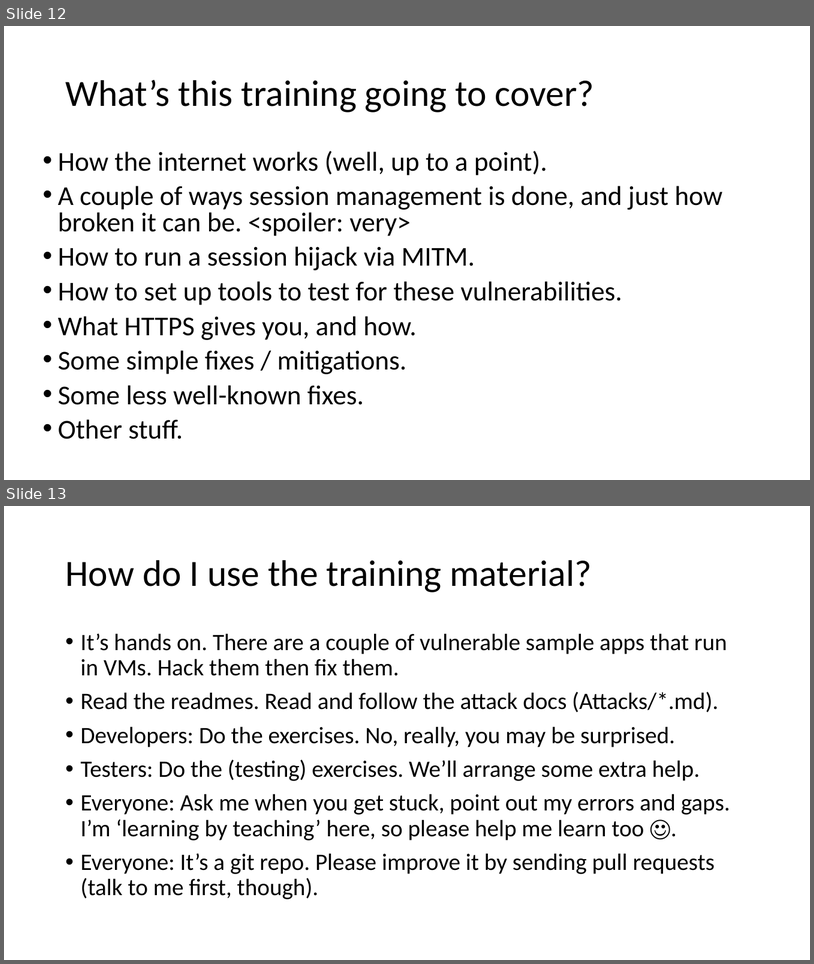
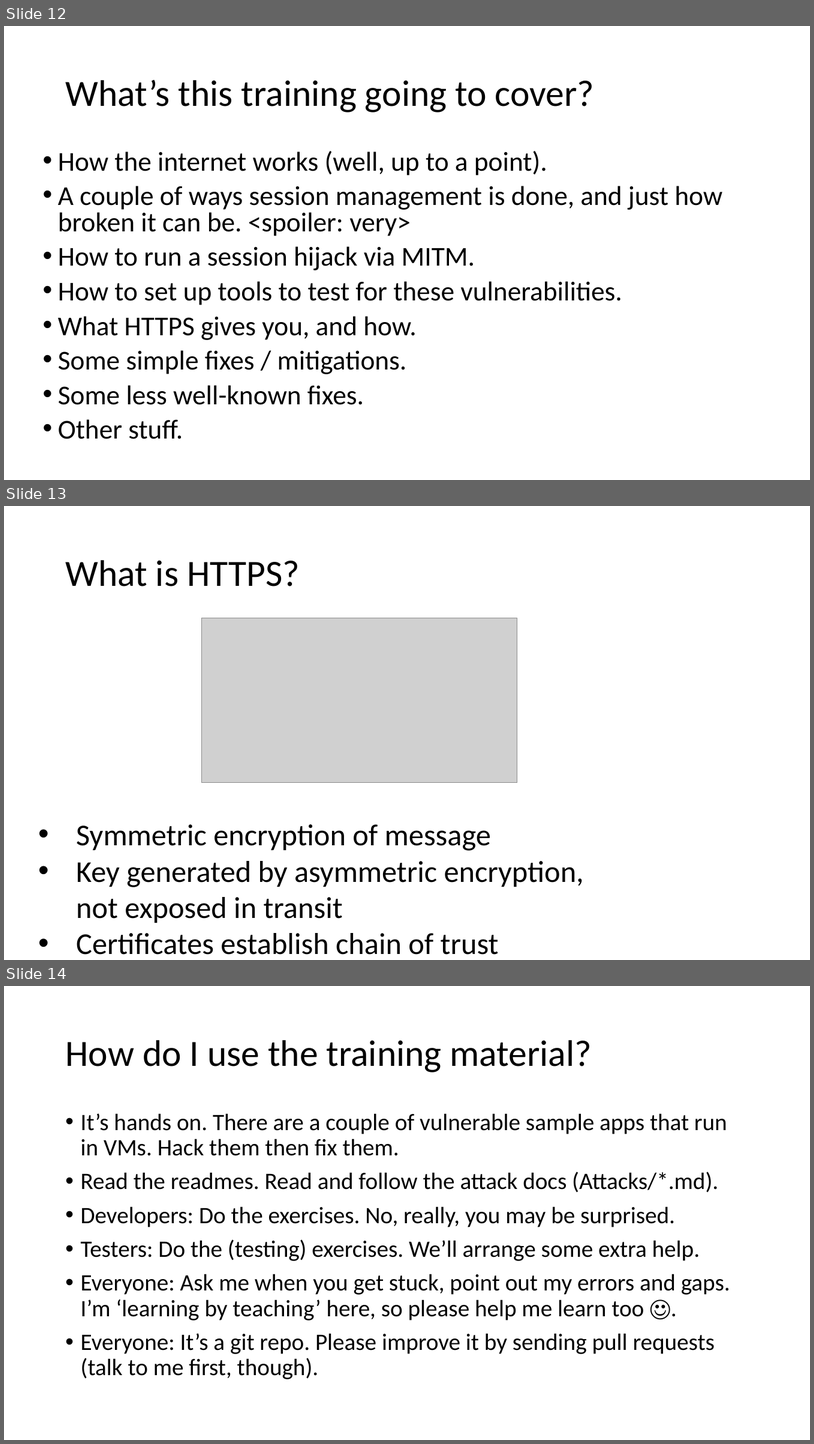
Before and after one commit to robinsillem/SecurityTraining, a slide deck: Attacks/Session hijacking via MITM.pptx. Shown one above the other, each under a label of ours: slides 12 and 13 before the commit, slides 12, 13 and 14 after it. The pictures are 814x964 and 814x1444 pixels, drawn with LibreOffice and Linux fonts; fonts in the diff are those of the drawing; grey boxes stand for pictures. Boxes give left, top, right and bottom in pixels: in the first picture for what was removed or moved away, otherwise in the second. Text is boxed around its words. In the diff, an @@ line names an element or a change of style, - is before the commit and + after.

```diff
--- a/Attacks/Session hijacking via MITM.pptx
+++ b/Attacks/Session hijacking via MITM.pptx
@@ slide 13 added at [4, 506, 810, 960], background #FFFFFF @@
@@ title added at [65, 560, 300, 586], 44 pt, text #000000 @@
+What is HTTPS?
@@ picture added at [202, 618, 518, 783] @@
@@ text added at [76, 824, 584, 954], 36 pt, text #000000 @@
+• Symmetric encryption of message
+• Key generated by asymmetric encryption, not exposed in transit
+• Certificates establish chain of trust
@@ what was slide 13 is now slide 14 @@
```
Also in this commit, not shown: 1 slide changed, 5 other files.
